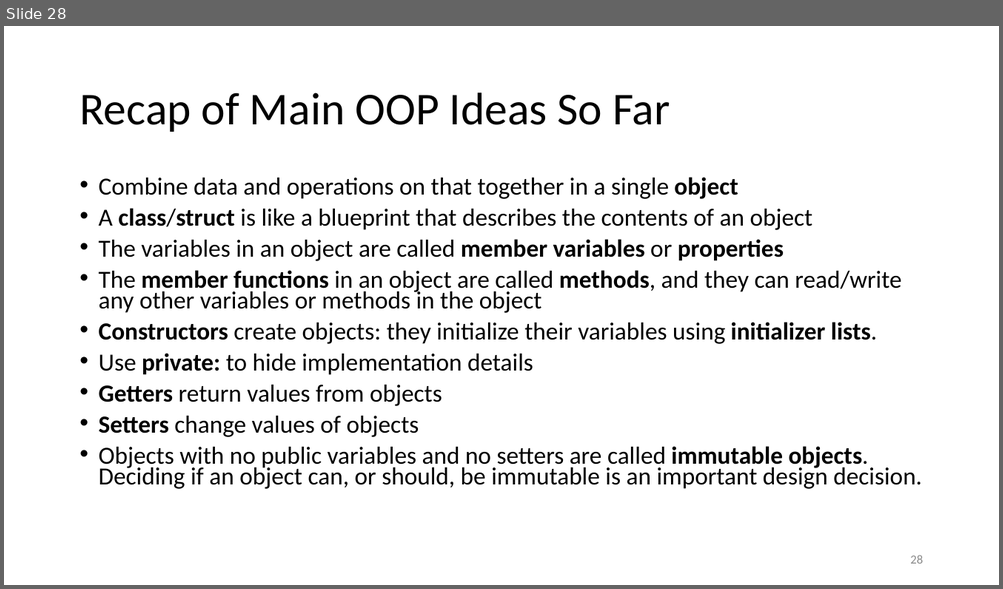
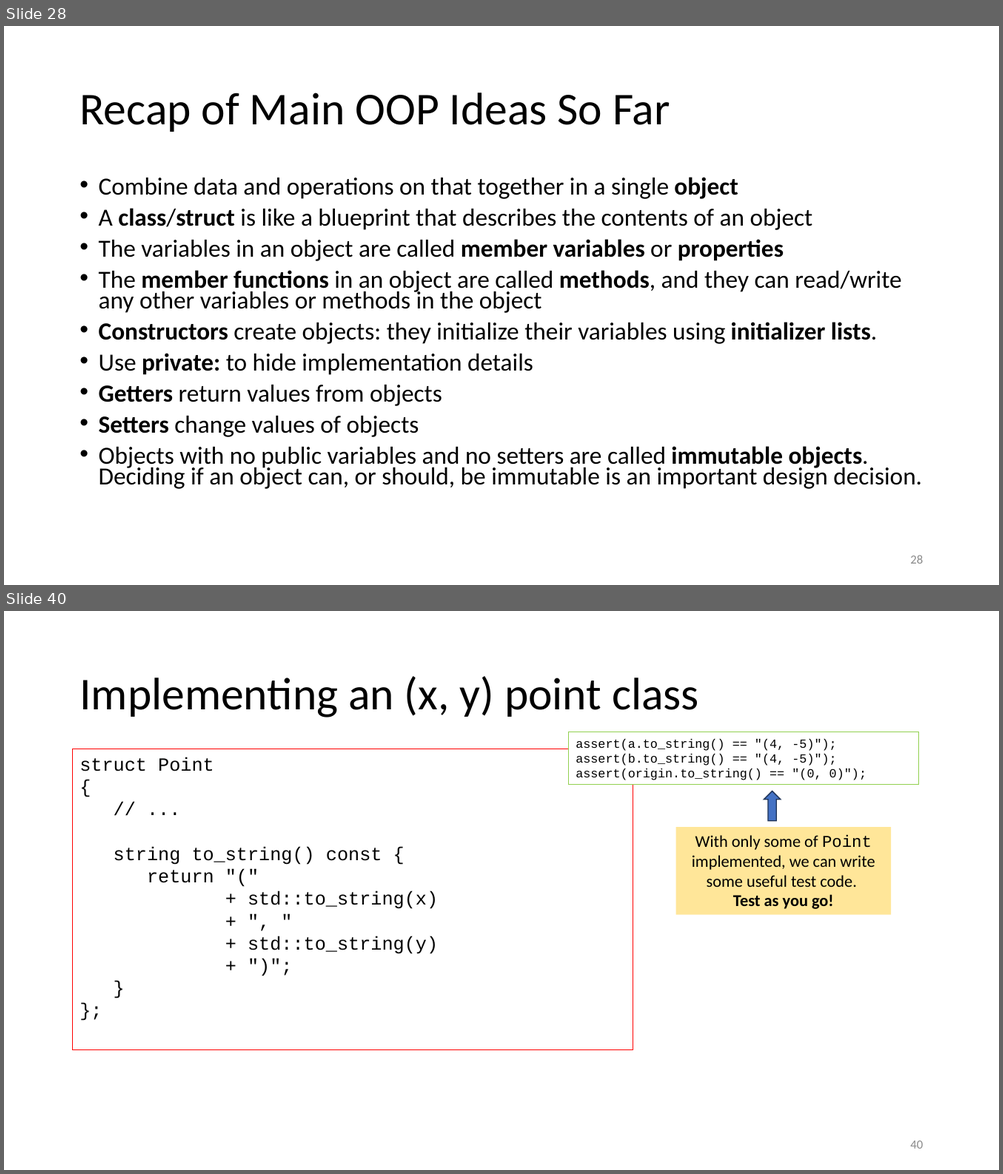
Before and after one commit to tjd1234/cmpt135spring2024, a slide deck: sample_code/week5/week5_cmpt135.pptx. Shown one above the other, each under a label of ours: slide 28 before the commit, slides 28 and 40 after it; the slides between them are not shown. The pictures are 1003x589 and 1003x1174 pixels, drawn with LibreOffice and Linux fonts; fonts in the diff are those of the drawing. Boxes give left, top, right and bottom in pixels: in the first picture for what was removed or moved away, otherwise in the second. Text is boxed around its words. In the diff, an @@ line names an element or a change of style, - is before the commit and + after.

```diff
--- a/sample_code/week5/week5_cmpt135.pptx
+++ b/sample_code/week5/week5_cmpt135.pptx
@@ slide 40 added at (4,611,999,1170), background #FFFFFF @@
@@ title added at (79,676,699,718), 44 pt, text #000000 @@
+Implementing an (x, y) point class
@@ rectangle added at (568,732,918,785), fill #FFFFFF, outline #92D050 0.75 pt, 12 pt, text #000000 @@
+assert(a.to_string() == "(4, -5)");
+assert(b.to_string() == "(4, -5)");
+assert(origin.to_string() == "(0, 0)");
@@ rectangle added at (73,749,633,1051), outline #FF0000 0.75 pt, 18 pt, text #000000 @@
+struct Point
+{
+// ...
+string to_string() const {
+return "("
++ std::to_string(x)
++ ", "
++ std::to_string(y)
++ ")";
+}
+};
@@ down arrow added at (763,792,780,821), fill #4472C4, outline #1E3256 1 pt @@
@@ rectangle added at (676,827,891,915), fill #FFE699, 16 pt, text #000000 @@
+With only some of Point implemented, we can write some useful test code.
+Test as you go!
@@ page number added at (910,1141,922,1149), 12 pt, text #8C8C8C @@
+40
```
Also in this commit, not shown: 29 other slides added.
